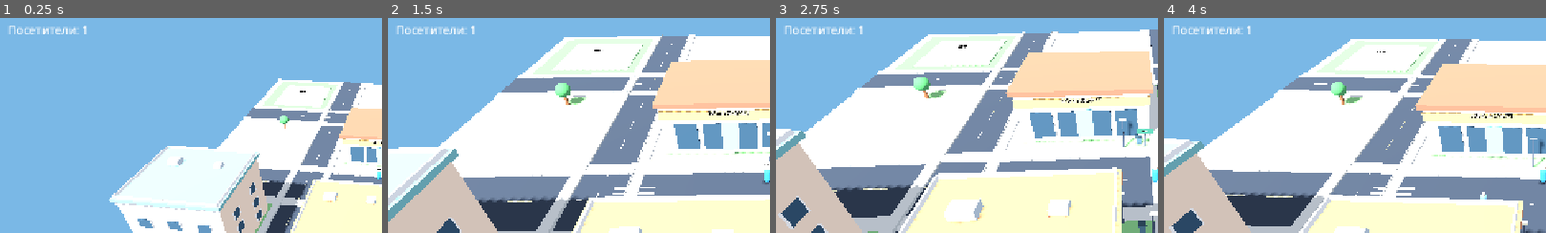
Above: before the commit, frames 1-4 (left to right).
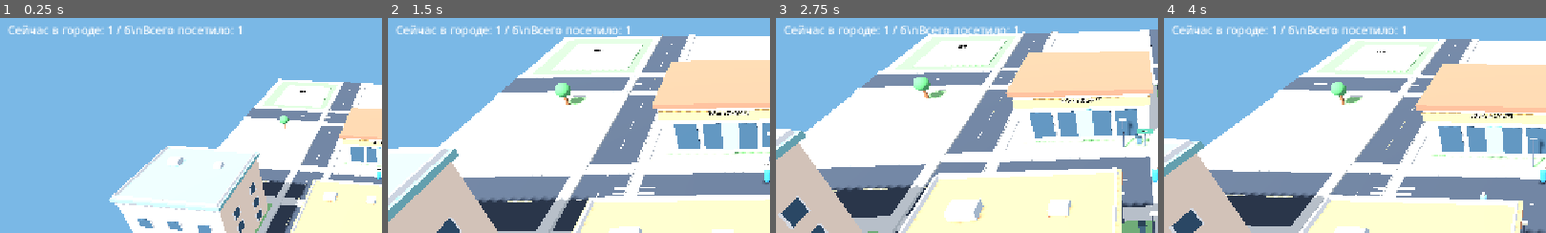
Above: after the commit, the same moments.

Repository: uchihabaha05-del/MINI-WORLD-TYCOON
Game: Godot game, scene res://scenes/Main.tscn
Same seed, same stepped clock (60 frames per second), same inputs: the game is played once before the commit and once after it.
Inputs (mouse positions are % of the whole screen's width and height, from its top left):
- Up to frame 1 (0.25 s): no input
- Up to frame 2 (1.5 s): move the mouse to (72, 45) at 0.52 s; hold D 0.53-1.28 s; click (72, 45) at 0.67 s; move the mouse to (30, 55) at 1.27 s; hold S from 1.28 s (still down)
- Up to frame 3 (2.75 s): move the mouse to (60, 28) at 2.02 s; release S at 2.03 s; hold D from 2.03 s (still down)
- Up to frame 4 (4 s): move the mouse to (45, 70) at 2.77 s; release D at 2.78 s; hold W 2.78-3.53 s; click (45, 70) at 2.92 s; move the mouse to (80, 65) at 3.52 s; hold A from 3.53 s (still down)
The pictures show only the part of the screen within x 0-50%, y 14-64%; the shares and areas given below are measured in that part.

The runs differ from the first frame. In frame 1, 1.3% of the frame differs, in the area x 2-64%, y 3-9%; in frame 2, 1.3%; in frame 3, 1.3%; in frame 4, 1.3%.

Commit message:
Add capped active customer population and visitor stats

Diff:
--- a/scripts/player_and_customers.gd
+++ b/scripts/player_and_customers.gd
@@ -3,6 +3,7 @@
 # MINI WORLD TYCOON — Milestone 5: player movement and first customers.
 const PLAYER_SPEED := 6.0
 const CUSTOMER_INTERVAL := 9.0
+const MAX_ACTIVE_CUSTOMERS := 6
 const SHOP_ENTRANCE := Vector3(-15.0, 0.0, -8.2)
 
 var player: CharacterBody3D
@@ -11,6 +12,7 @@
 var held_directions := {"left": false, "right": false, "up": false, "down": false}
 var customer_timer: Timer
 var customer_count := 0
+var active_customers := 0
 var customer_label: Label
 var joystick_hint: Label
 var store_system: Node
@@ -176,7 +178,7 @@
 	layer.layer = 4
 	add_child(layer)
 	customer_label = Label.new()
-	customer_label.text = "Посетители: 0"
+	customer_label.text = "Сейчас в городе: 0 / %d\\nВсего посетило: 0" % MAX_ACTIVE_CUSTOMERS
 	customer_label.position = Vector2(18, 104)
 	customer_label.add_theme_font_size_override("font_size", 19)
 	layer.add_child(customer_label)
@@ -189,9 +191,12 @@
 	add_child(customer_timer)
 
 func _spawn_customer() -> void:
+	if active_customers >= MAX_ACTIVE_CUSTOMERS:
+		return
 	customer_count += 1
+	active_customers += 1
 	if customer_label:
-		customer_label.text = "Посетители: %d" % customer_count
+		customer_label.text = "Сейчас в городе: %d / %d\\nВсего посетило: %d" % [active_customers, MAX_ACTIVE_CUSTOMERS, customer_count]
 	var customer := Node3D.new()
 	customer.name = "Customer_%d" % customer_count
 	customer.position = Vector3(-15.0 + float((customer_count % 3) - 1) * 2.5, 0.0, 2.0)
@@ -232,7 +237,14 @@
 	tween.tween_callback(_serve_customer)
 	tween.tween_interval(2.0)
 	tween.tween_property(customer, "global_position", Vector3(-15.0, 0.0, 2.0), 3.0)
-	tween.tween_callback(customer.queue_free)
+	tween.tween_callback(_customer_left.bind(customer))
+
+func _customer_left(customer: Node3D) -> void:
+	active_customers = maxi(0, active_customers - 1)
+	if customer_label:
+		customer_label.text = "Сейчас в городе: %d / %d\\nВсего посетило: %d" % [active_customers, MAX_ACTIVE_CUSTOMERS, customer_count]
+	if is_instance_valid(customer):
+		customer.queue_free()
 
 func _serve_customer() -> void:
 	if store_system and store_system.has_method("serve_customer"):
